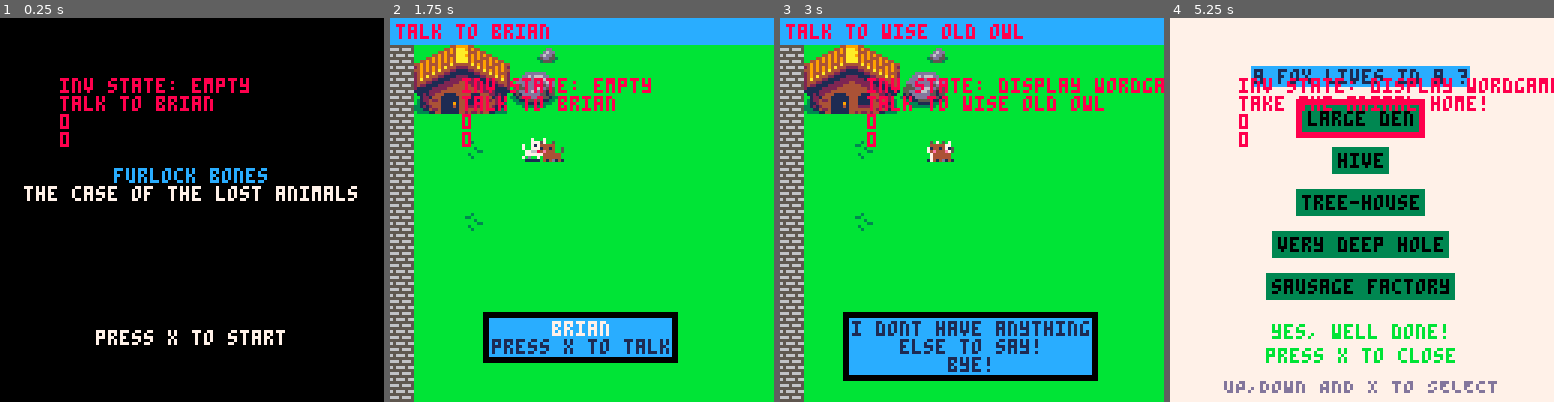
Above: before the commit, frames 1-4 (left to right).
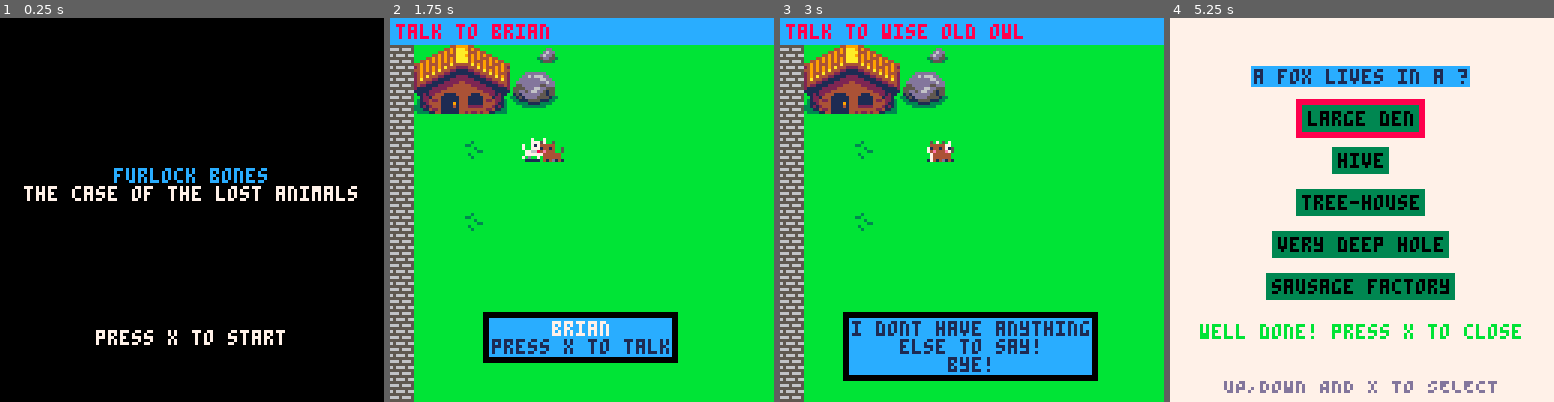
Above: after the commit, the same moments.

Repository: Mackeriah/FurlockBones-game
Game: PICO-8 cartridge furlock bones.p8
The game is run twice, just before and just after one commit, with the same random seed, the same clock (stepped at 60 frames per second) and the same inputs.
Inputs:
- Up to frame 1 (0.25 s): no input
- Up to frame 2 (1.75 s): tap X (X key) at 0.33, 1.07 s; tap O (Z key) at 0.7, 1.7 s; hold Right from 1.6 s (still down)
- Up to frame 3 (3 s): tap X (X key) at 1.85, 2.97 s; release Right at 2.1 s; tap O (Z key) at 2.1, 2.5, 2.9 s; hold Up 2.15-2.42 s; hold Right from 2.47 s (still down)
- Up to frame 4 (5.25 s): release Right at 3.03 s; hold Left 3.08-3.58 s; tap O (Z key) every 0.4 s from 3.3 to 4.9 s; hold Down 3.63-3.97 s; hold Right 4.02-4.68 s; tap X (X key) at 4.08, 5.2 s; hold Up 4.73-5.03 s; hold Left from 5.08 s (still down)

The runs differ from the first frame. In frame 1, 1.6% of the frame differs, in the area x 15-65%, y 15-34%; in frame 2, 1.6%; in frame 3, 2.3%; in frame 4, 4.3%, in the area x 7-100%, y 15-90%.

Commit message:
improving my functions
- deleting some
- basically trying to get inventory/wordgame in a better state before I start adding more functionality

Diff:
--- a/furlock bones.p8
+++ b/furlock bones.p8
@@ -18,7 +18,6 @@
 	camera_x, camera_y = 0,0
 	tmp_camera_x, tmp_camera_y = 0,0 -- don't remove this
 	activeGame = false
-	create_inventory()
 	init_music()
 	init_camera()
 	map_swapper()
@@ -54,8 +53,8 @@
 	if activeGame == true  then
 		animate_player()
 		animate_owl()
-		on_inventory_button_press()
-		if show_inventory == false then -- stop player moving if inventory displayed
+		display_wordgame_on_button_press()
+		if wordgame.displayed == false then -- stop player moving if wordgame displayed
 			move_player() -- MUST be before camera_follow_player
 			camera_follow_player() -- MUST be after move_player
 			conversation_system()
@@ -72,10 +71,10 @@
 	cls()
 	if activeGame == false then draw_menu() else draw_game() end
 	-- player.x-20,player.y-20,8
-	print("inv state: "..inventory.state,player.x-20,player.y-20,8)
-	print(objective.current)
-	print(camera_x)
-	print(camera_y)
+	-- print("wordgame state: "..wordgame.state,player.x-20,player.y-20,8)
+	--print(objective.current)
+	--print(camera_x)
+	--print(camera_y)
 end
 
 function draw_menu()
@@ -88,13 +87,18 @@
 end
 
 function draw_game()
-	if show_inventory == true then
-		camera_x, camera_y = 0,0 --0,0 as I draw inventory in top left so
+	if wordgame.displayed == true then
+		camera_x, camera_y = 0,0 --0,0 as I draw wordgame in top left
 		camera(camera_x,camera_y)
-		draw_inventory()
-		if wordgame.active == true then draw_wordgame_questions() end
+
+		rectfill(0, 0, 127, 127, 7) -- fill screen
+		if (wordgame.state == "display wordgame") then
+			prepare_wordgame()
+		end
+
+		if wordgame.ready == true then draw_wordgame_questions() end
 	else
-		camera(camera_x,camera_y) -- run before map to avoid inventory stutter
+		camera(camera_x,camera_y) -- run before map to avoid wordgame stutter
 		map(0,0,0,0,128,32) -- draw current map
 		draw_objective()
 		draw_characters()
@@ -102,12 +106,6 @@
 	end
 end
 
-function create_inventory()
-	inventory={}
-	show_inventory = false
-	inventory.state = "empty"
-	--[[ states: empty, questionView, answerView ]]
-end
 
 function init_objective()
 	objective={}
@@ -121,24 +119,18 @@
 	animal.active = 1
 end
 
-function on_inventory_button_press()
-	if (btnp(🅾️)) and inventory.state != "empty" then
-		show_inventory = true
+function display_wordgame_on_button_press()
+	if (btnp(🅾️)) and wordgame.state != "empty" then
+		wordgame.displayed = true
 		tmp_camera_x = camera_x -- store current camera x,y so we can return to it later
 		tmp_camera_y = camera_y
-	elseif (btnp(🅾️)) and inventory.state == "empty" then
-		show_inventory = false
+	elseif (btnp(🅾️)) and wordgame.state == "empty" then
+		wordgame.displayed = false
 		camera_x = tmp_camera_x -- return camera to previous position
 		camera_y = tmp_camera_y
 	end
 end
 
-function draw_inventory() -- really ISN'T an inventory so need to rename!
-	rectfill(0, 0, 127, 127, 7) -- fill screen
-	if (inventory.state == "display wordgame") then
-		launch_wordgame()
-	end
-end
 
 function draw_objective() -- draws current objective at top of screen (31 char limit)
 	rectfill(camera_x, camera_y, camera_x+127, camera_y+8, 12) -- heading
@@ -168,7 +160,7 @@
 	-- none == no conversation
 	-- start == player can choose to start conversation
 	-- levelx == player in conversation
-	if show_inventory == false then -- to stop buttons affecting conversations
+	if wordgame.displayed == false then -- to stop buttons affecting conversations
 		if conversation_state == "start" then
 			new_conversation({conversation.character,"press x to talk"})
 			if (btnp(❎)) then
@@ -184,7 +176,7 @@
 		elseif conversation_state == "level2" and conversation.character == "brian" then
 			new_conversation({"i dont have anything","else to say!","bye!"})
 			objective.current = "talk to wise old owl"
-			inventory.state = "display wordgame"
+			wordgame.state = "display wordgame"
 			if (btnp(❎)) then
 				conversation_state = "none"
 			end
@@ -274,22 +266,24 @@
 function init_wordgame()
 	wordgame = {} -- create empty array to store multiple strings
 	wordgame.string = {} -- empty array to store individual string?
-	wordgame.active = false
+	wordgame.ready = false
 	wordgame.question = 1
 	wordgame.answers = {} -- store page wordgame answers
 	wordgame.selectedAnswer = 1
+	wordgame.state = "empty"
+	wordgame.displayed = false
 end
 
 function store_wordgame_questions(txt)
 	wordgame.string = txt
-	wordgame.active = true -- draw game displays pages wordgame if this is true
+	wordgame.ready = true -- draw game displays pages wordgame if this is true
 end
 
 function store_wordgame_answers(txt)
 	wordgame.answers = txt
 end
 
-function launch_wordgame()
+function prepare_wordgame()
 	lostAnimal = animal.list[animal.active]
 	if lostAnimal == "fox" then
 		if wordgame.question == 1 then
@@ -371,8 +365,7 @@
 		rectfill(tx-2,ty-2,tx+#txt*4,ty+6,3) -- this draws the box
 		print(txt, tx, ty, 0) -- print the current possible answer
 		if correct == true then
-			print_centered("yes, well done!",102,11)
-			print_centered("press x to close",110,11)
+			print_centered("well done! press x to close",102,11)
 			objective.current = "take the animal home!"
 		elseif correct == false then
 			print_centered("i don't think that's right", 108, 8)
@@ -383,8 +376,8 @@
 	-- use up and down to select a question unless already correctly answered
 	if correct == true then
 		if (btnp(❎)) then
-			wordgame.active = false
-			inventory.state = "empty"
+			wordgame.ready = false
+			wordgame.state = "empty"
 		end
 	else
 		if (btnp(3)) then
